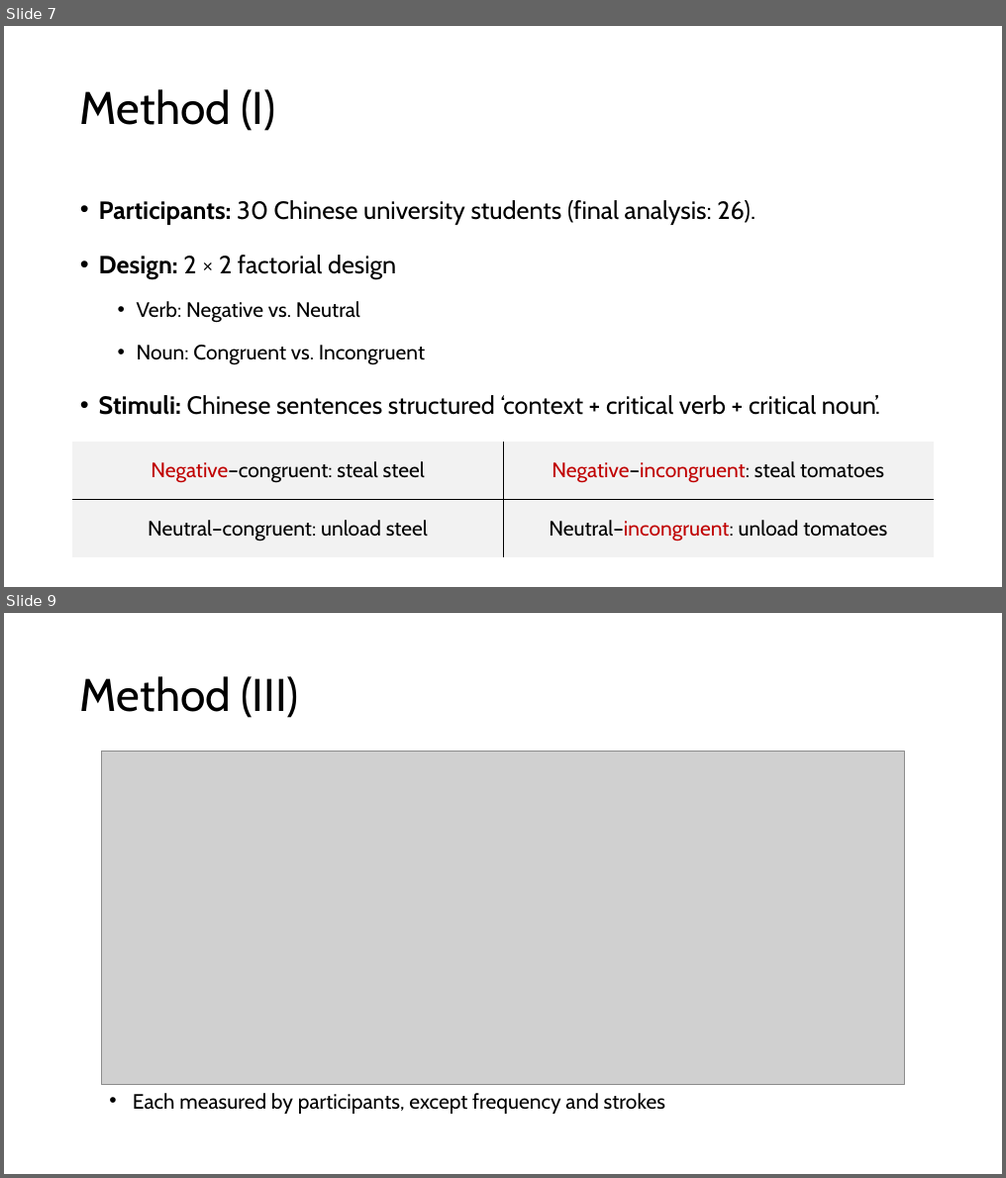
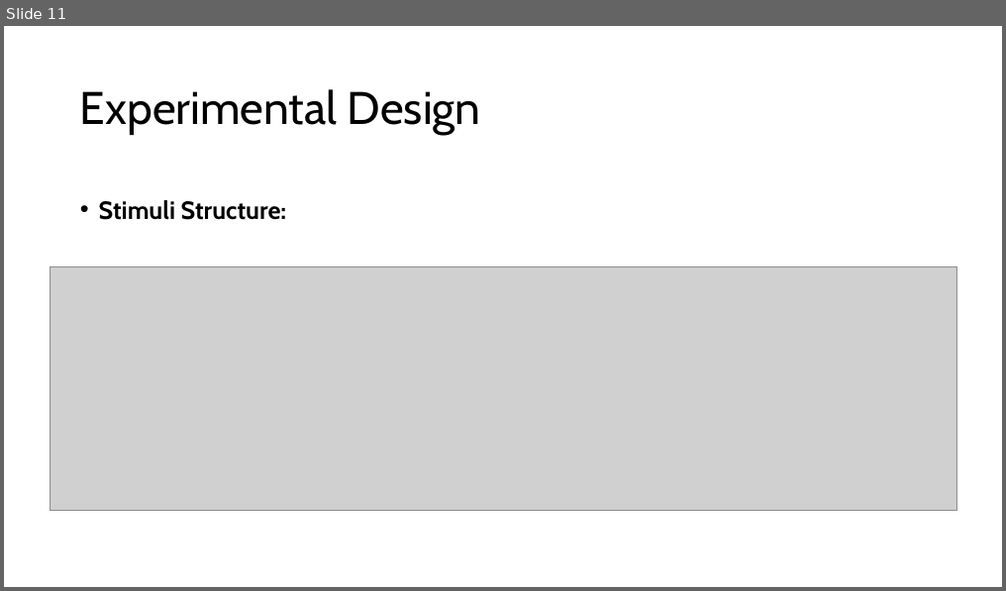
Before and after one commit to haba6030/Linguistics_Experiment, a slide deck: JinilKim_TermProject.pptx. Shown one above the other, each under a label of ours: slides 7 and 9 before the commit, slide 11 after it; the slides between them are not shown. The pictures are 1006x1178 and 1006x591 pixels, drawn with LibreOffice and Linux fonts; fonts in the diff are those of the drawing; grey boxes stand for pictures. Boxes give left, top, right and bottom in pixels: in the first picture for what was removed or moved away, otherwise in the second. Text is boxed around its words. In the diff, an @@ line names an element or a change of style, - is before the commit and + after.

Commit message:
Pilot analysis

```diff
--- a/JinilKim_TermProject.pptx
+++ b/JinilKim_TermProject.pptx
@@ slide 9 removed at (x1=4, y1=613, x2=1002, y2=1174), background #FFFFFF @@
@@ title removed at (x1=80, y1=676, x2=298, y2=718) @@
-Method (III)
@@ picture removed at (x1=102, y1=752, x2=905, y2=1084) @@
@@ text removed at (x1=133, y1=1093, x2=665, y2=1114) @@
-• Each measured by participants, except frequency and strokes
@@ what was slide 7 is now slide 11 @@
@@ slide 11 changed as well @@
@@ title at (x1=80, y1=89, x2=481, y2=135): text changed @@
-Method (I)
+Experimental Design
@@ text at (x1=99, y1=200, x2=287, y2=220): text changed; bold on @@
-• Participants: 30 Chinese university students (final analysis: 26).
-• Design: 2 × 2 factorial design
-  • Verb: Negative vs. Neutral
-  • Noun: Congruent vs. Incongruent
-• Stimuli: Chinese sentences structured ‘context + critical verb + critical noun’.
+• Stimuli Structure:
@@ picture added at (x1=50, y1=267, x2=957, y2=510) @@
@@ table removed at (x1=73, y1=442, x2=934, y2=558), 2 rows, 2 columns @@
-Negative–congruent: steal steel | Negative–incongruent: steal tomatoes
-Neutral–congruent: unload steel | Neutral–incongruent: unload tomatoes
```
Also in this commit, not shown: 3 other slides changed, 29 slides added, 9 other slides removed, 23 other files.
